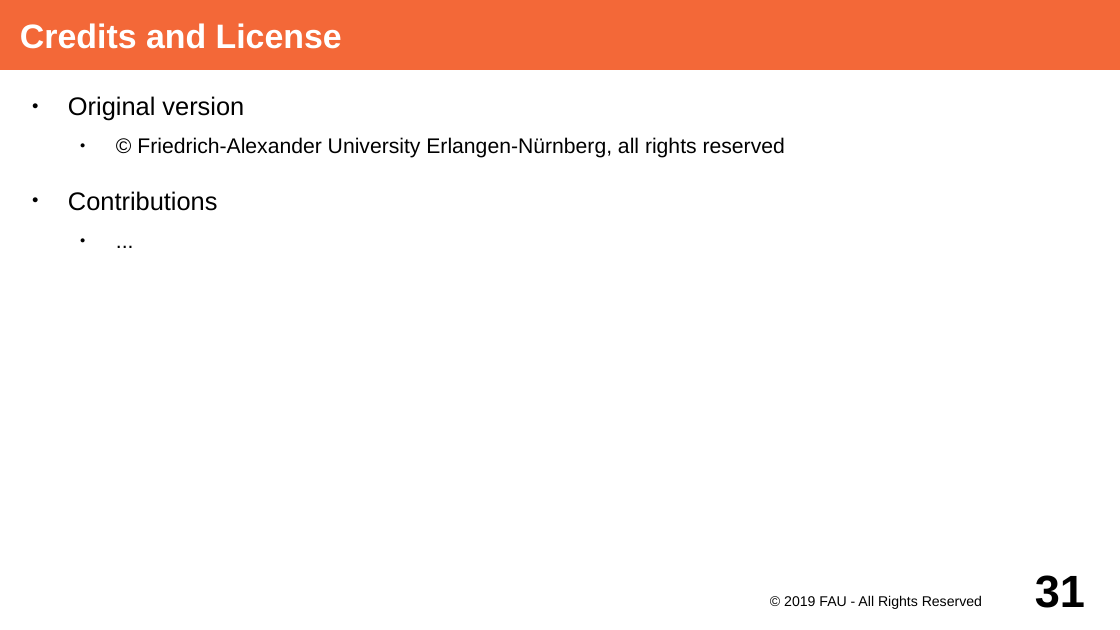
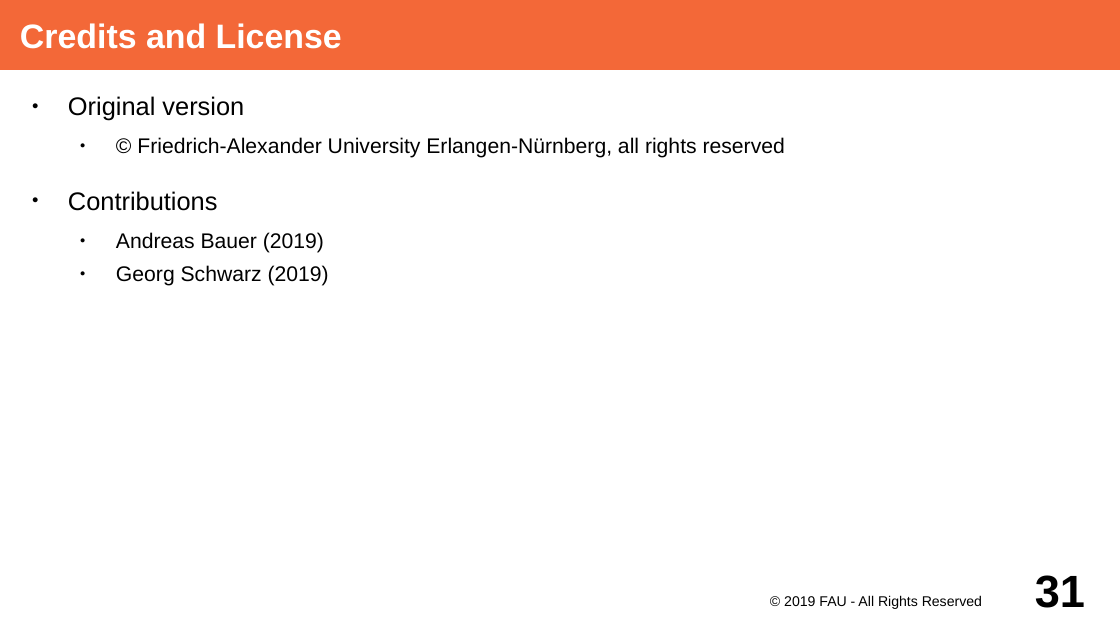
Before and after one commit to dirkriehle/adap-course, a slide deck: slide 31 of Lecture Slides/ADAP Z01 - Containerization.odp. Drawn at 1120x630 pixels with LibreOffice and Linux fonts; fonts in the diff are those of the drawing. Boxes give left, top, right and bottom in pixels: in the first picture for what was removed or moved away, otherwise in the second. Text is boxed around its words. In the diff, an @@ line names an element or a change of style, - is before the commit and + after.

```diff
--- a/Lecture Slides/ADAP Z01 - Containerization.odp
+++ b/Lecture Slides/ADAP Z01 - Containerization.odp
@@ text at [116,232,329,286]: text changed @@
-  ● ...
+  ● Andreas Bauer (2019)
+  ● Georg Schwarz (2019)
```
Also in this commit, not shown: 8 other slides changed.
